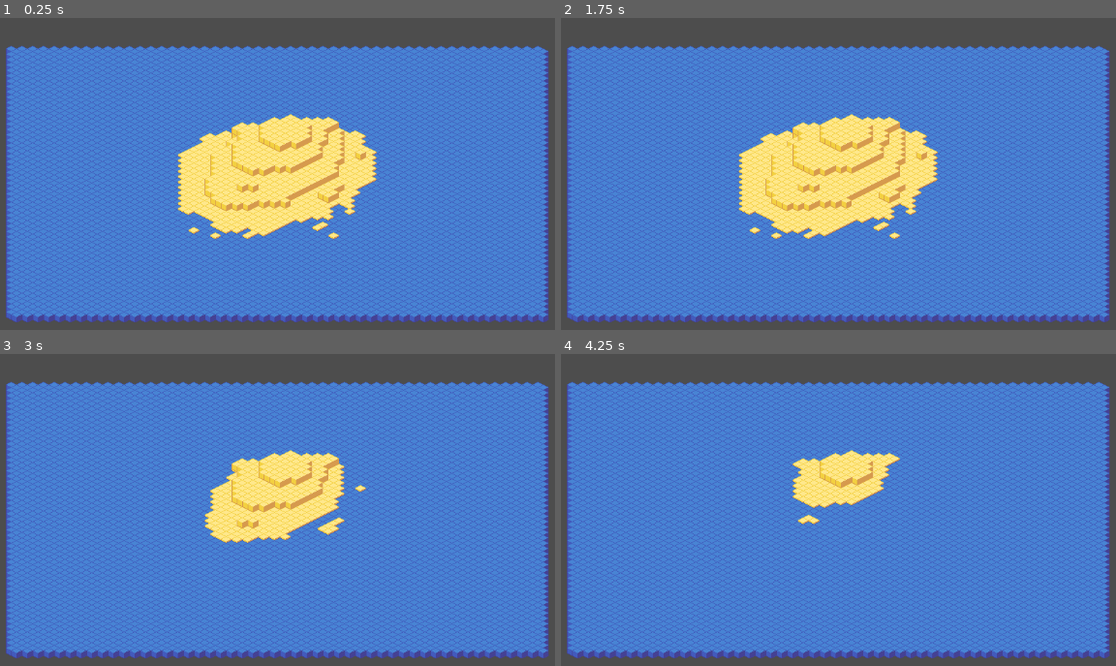
Above: before the commit, frames 1-4 (two rows, left to right).
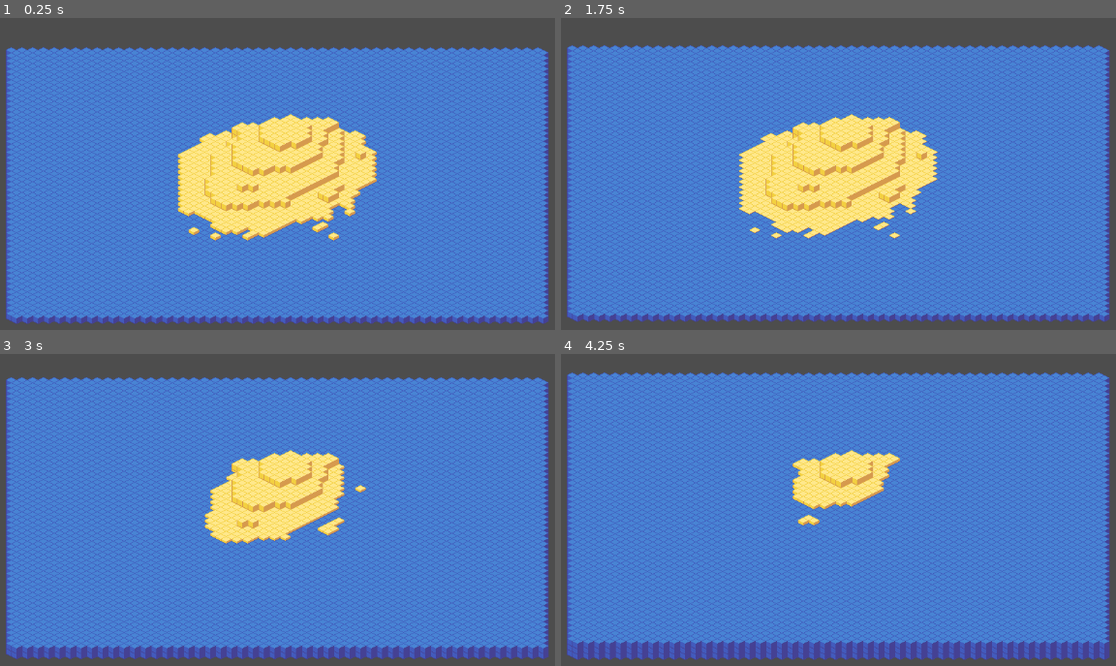
Above: after the commit, the same moments.

Repository: paul-maxime/rocket-of-sand
Game: Godot game, scene res://scenes/Island.tscn
The game is run twice, just before and just after one commit, with the same random seed, the same clock (stepped at 60 frames per second) and the same inputs.
Inputs:
- Up to frame 1 (0.25 s): no input
- Up to frame 2 (1.75 s): tap Enter at 0.5 s; tap Space at 1.25 s
- Up to frame 3 (3 s): tap Enter at 2 s
- Up to frame 4 (4.25 s): tap Space at 3.5 s

The runs differ from the first frame. In frame 1, 17% of the frame differs, in the area x 1-99%, y 9-99%; in frame 2, 13%; in frame 3, 16%; in frame 4, 22%, in the area x 1-99%, y 5-99%.

Commit message:
Increase water gradually with horrible performances

Diff:
--- a/scripts/GameManager.gd
+++ b/scripts/GameManager.gd
@@ -10,3 +10,4 @@
 	if (time >= game_duration / (water.get_layers_count() - 1)):
 		time -= game_duration / (water.get_layers_count() - 1)
 		water.increase_water_level()
+	water.update_water_offset(time / (game_duration / (water.get_layers_count() - 1)))
--- a/scripts/Water.gd
+++ b/scripts/Water.gd
@@ -2,10 +2,21 @@
 
 var water_level = -1
 var grid = Vector2i(50, 100)
+var offset_max = 4
+var current_offset = 0
 
 # Called when the node enters the scene tree for the first time.
 func _ready():
+	var current_offset = tile_set.get_source(1).get_tile_data(Vector2i(1, 0), 0).get_texture_origin().y
+	update_water_offset(1)
 	increase_water_level()
+
+func update_water_offset(percent):
+	var new_offset = clamp(floor(percent * offset_max), 0, offset_max)
+	if (new_offset != current_offset):
+		current_offset = new_offset
+		var tile = tile_set.get_source(1).get_tile_data(Vector2i(1, 0), 0)
+		tile.set_texture_origin(Vector2i(0, current_offset))
 
 func increase_water_level():
 	if (water_level + 1 >= get_layers_count()):
@@ -13,6 +24,6 @@
 	water_level += 1
 	for x in range(-grid.x / 2, grid.x / 2):
 		for y in range(-grid.y / 2, grid.y / 2):
-			var cell = get_cell_tile_data(water_level, Vector2i(x, y))
+			var cell = get_cell_tile_data(water_level, Vector2i(x, y - 2 * water_level))
 			if (cell == null):
-				set_cell(water_level, Vector2i(x, y), 1, Vector2i(1, 0))
+				set_cell(water_level, Vector2i(x, y - 2 * water_level), 1, Vector2i(1, 0))
